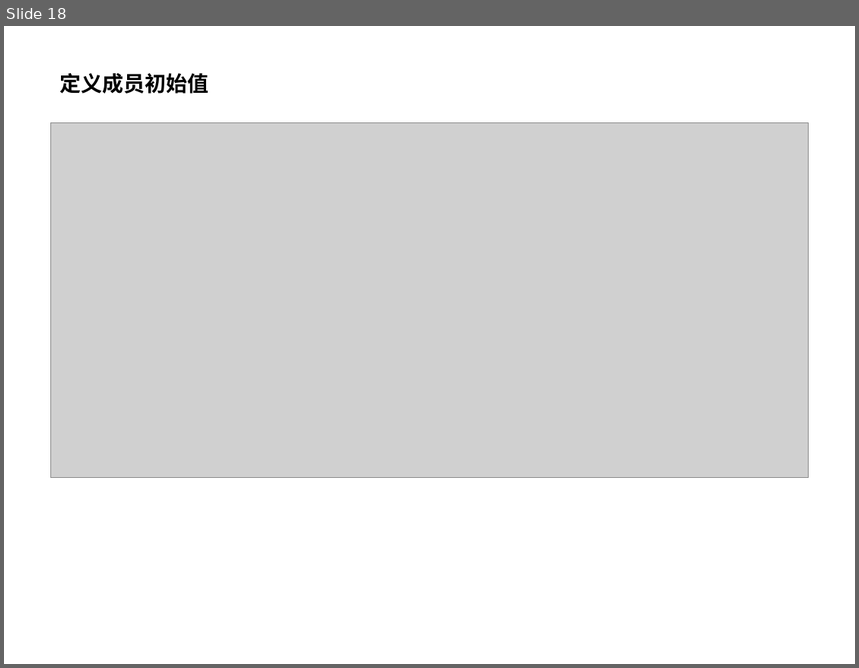
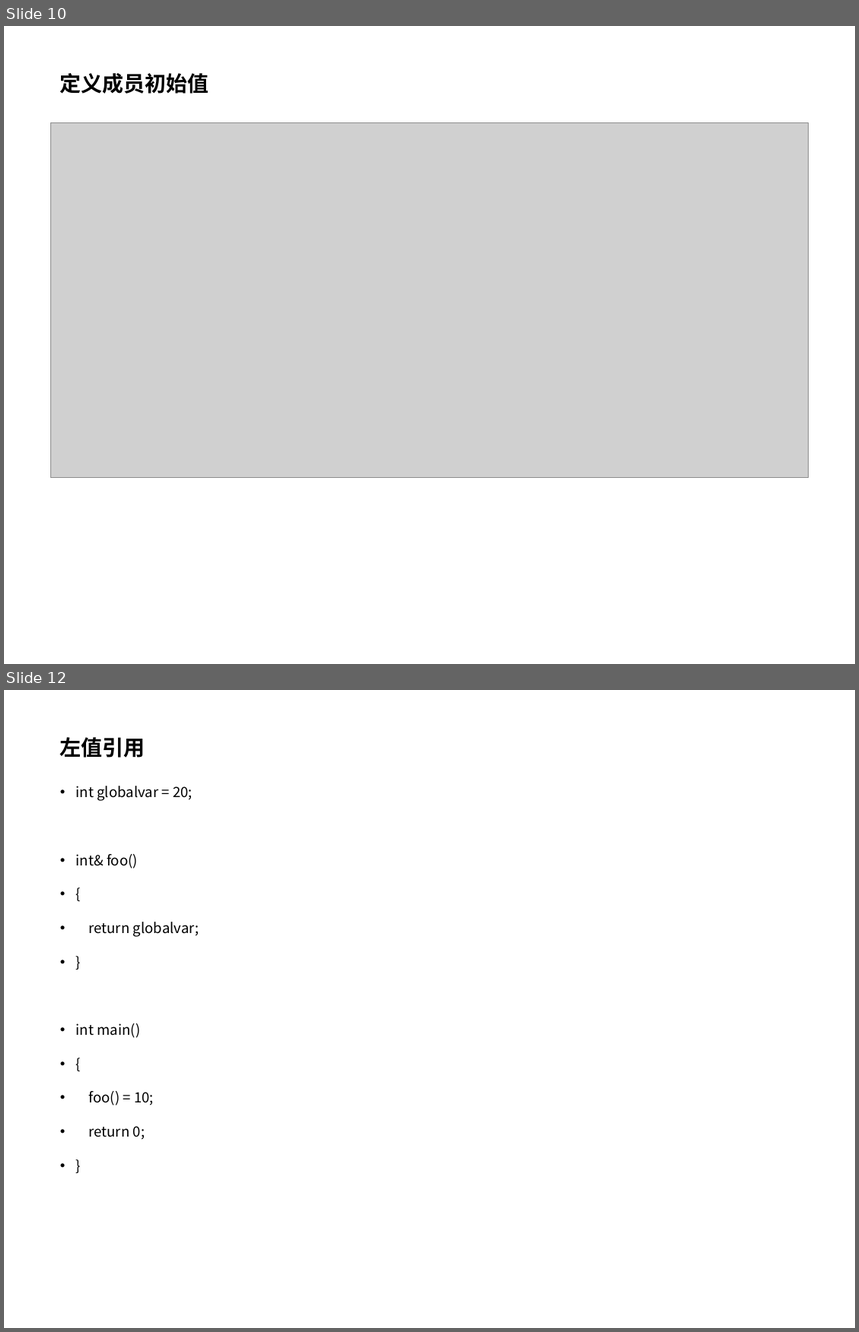
Before and after one commit to pointer1618/projects, a slide deck: lan7/c++11特性.ppt. Shown one above the other, each under a label of ours: slide 18 before the commit, slides 10 and 12 after it; the slides between them are not shown. The pictures are 859x668 and 859x1332 pixels, drawn with LibreOffice and Linux fonts; fonts in the diff are those of the drawing; grey boxes stand for pictures; background and template pictures are left out. Boxes give left, top, right and bottom in pixels: in the first picture for what was removed or moved away, otherwise in the second. Text is boxed around its words. In the diff, an @@ line names an element or a change of style, - is before the commit and + after.

```diff
--- a/lan7/c++11特性.ppt
+++ b/lan7/c++11特性.ppt
@@ slide 12 added at bbox=[4, 690, 855, 1328], background #FFFFFF @@
@@ title added at bbox=[60, 737, 145, 758], 18 pt, text #000000, bold @@
+左值引用
@@ text added at bbox=[76, 786, 199, 1140], 12 pt, text #000000 @@
+• int globalvar = 20;
+• int& foo()
+• {
+• return globalvar;
+• }
+• int main()
+• {
+• foo() = 10;
+• return 0;
+• }
@@ what was slide 18 is now slide 10 @@
```
Also in this commit, not shown: 1 slide changed.
